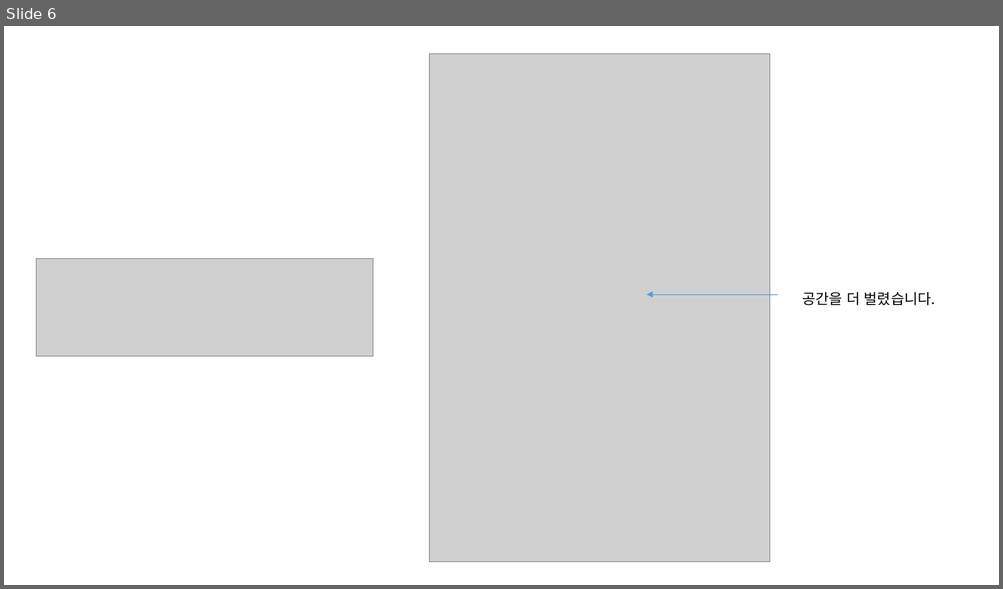
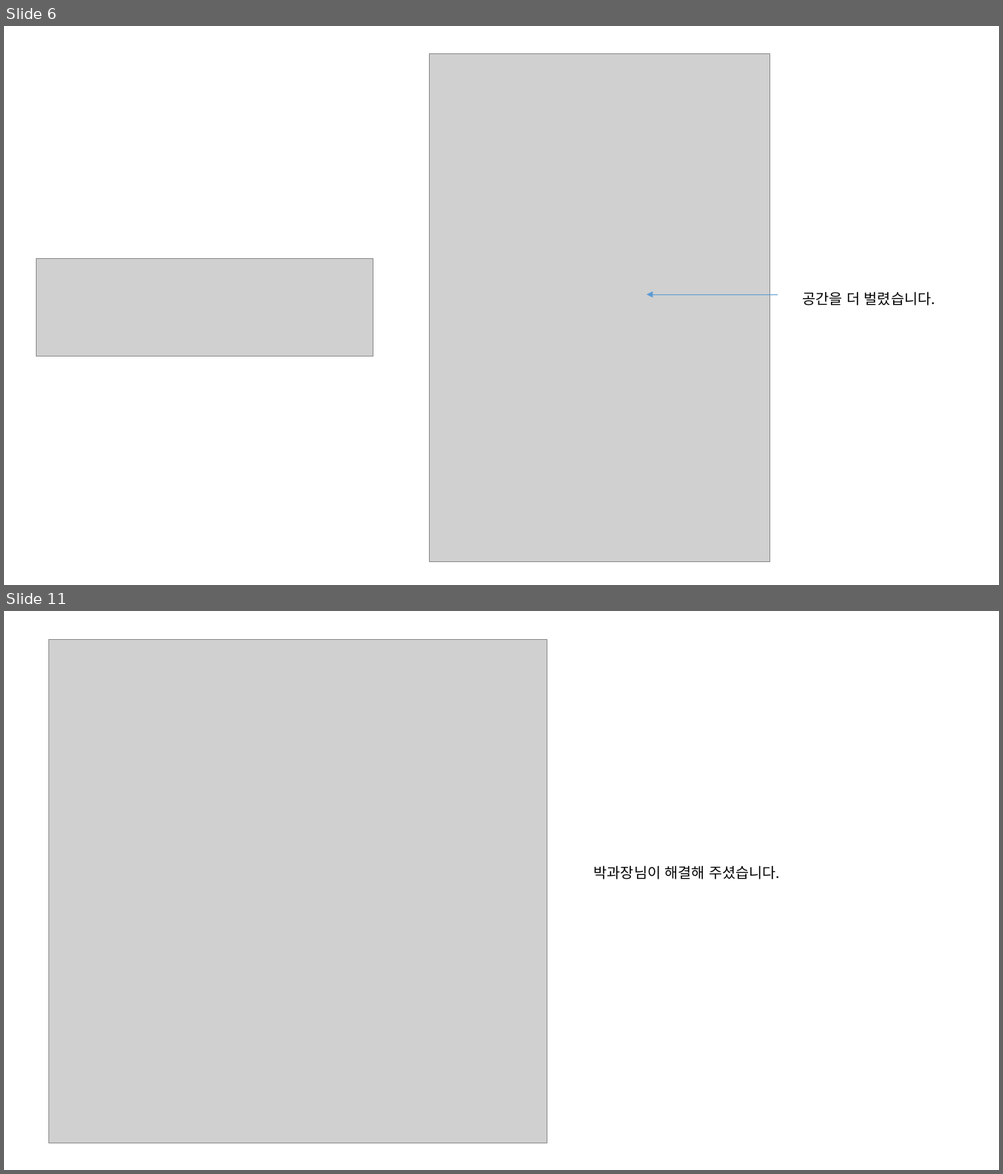
Before and after one commit to jeoungGyy/sejong, a slide deck: ppt/04-05.pptx. Shown one above the other, each under a label of ours: slide 6 before the commit, slides 6 and 11 after it; the slides between them are not shown. The pictures are 1003x589 and 1003x1174 pixels, drawn with LibreOffice and Linux fonts; fonts in the diff are those of the drawing; grey boxes stand for pictures. Boxes give left, top, right and bottom in pixels: in the first picture for what was removed or moved away, otherwise in the second. Text is boxed around its words. In the diff, an @@ line names an element or a change of style, - is before the commit and + after.

```diff
--- a/ppt/04-05.pptx
+++ b/ppt/04-05.pptx
@@ slide 11 added at [4,611,999,1170], background #FFFFFF @@
@@ picture added at [48,639,547,1143] @@
@@ text added at [594,866,780,880], 14 pt, text #000000 @@
+박과장님이 해결해 주셨습니다.
```
Also in this commit, not shown: 6 other slides added, 4 other files.
